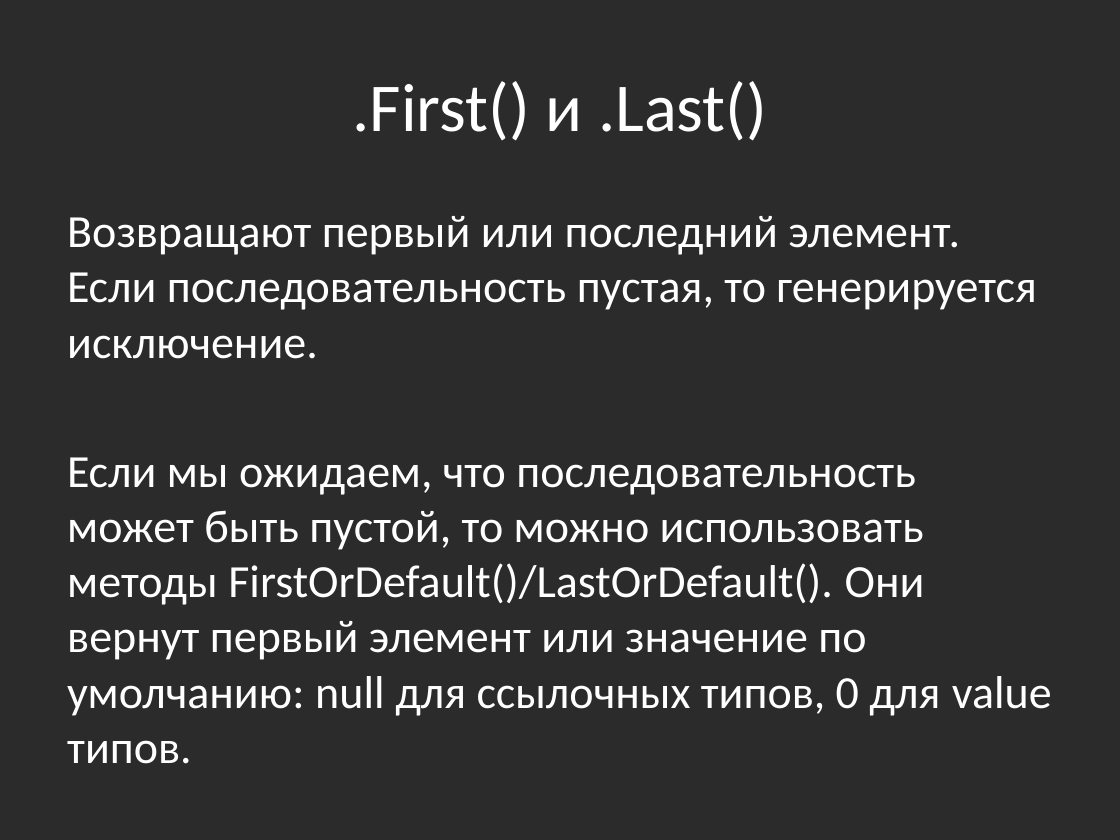
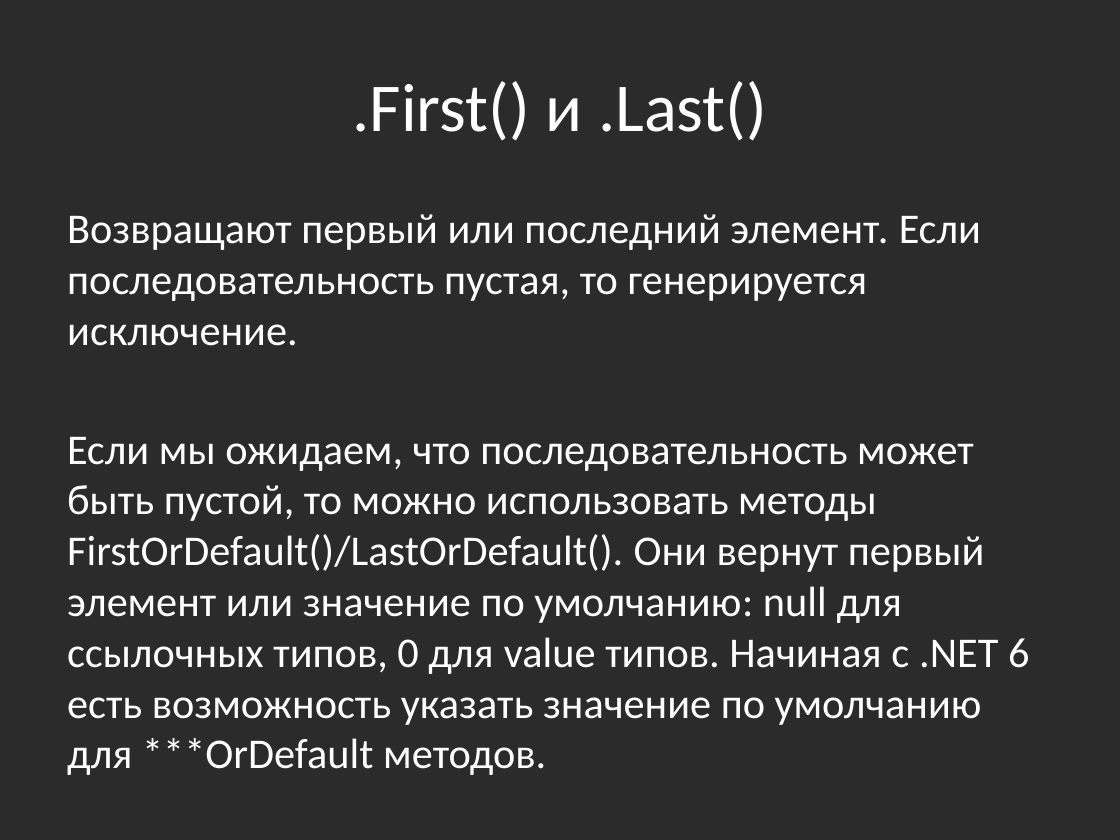
Before and after one commit to bazile/Training, a slide deck: slide 32 of Presentation/lesson-11-linq.pptx. Drawn at 1120x840 pixels with LibreOffice and Linux fonts; fonts in the diff are those of the drawing; background and template pictures are left out; a plain dark background stands for a picture behind light text. Boxes give left, top, right and bottom in pixels: in the first picture for what was removed or moved away, otherwise in the second. Text is boxed around its words. In the diff, an @@ line names an element or a change of style, - is before the commit and + after.

Commit message:
.NET 6 and OrDefault methods

```diff
--- a/Presentation/lesson-11-linq.pptx
+++ b/Presentation/lesson-11-linq.pptx
@@ text at (67,214,981,346): size 29.6 to 27.2 pt in "Возвращают первый или последний элемент. Если последовательн ..." @@
@@ text at (67,437,1029,769): text changed; size 29.6 to 27.2 pt @@
-Если мы ожидаем, что последовательность может быть пустой, то можно использовать методы FirstOrDefault()/LastOrDefault(). Они вернут первый элемент или значение по умолчанию: null для ссылочных типов, 0 для value типов.
+Если мы ожидаем, что последовательность может быть пустой, то можно использовать методы FirstOrDefault()/LastOrDefault(). Они вернут первый элемент или значение по умолчанию: null для ссылочных типов, 0 для value типов. Начиная с .NET 6 есть возможность указать значение по умолчанию для ***OrDefault методов.
```
Also in this commit, not shown: 3 other slides changed.
